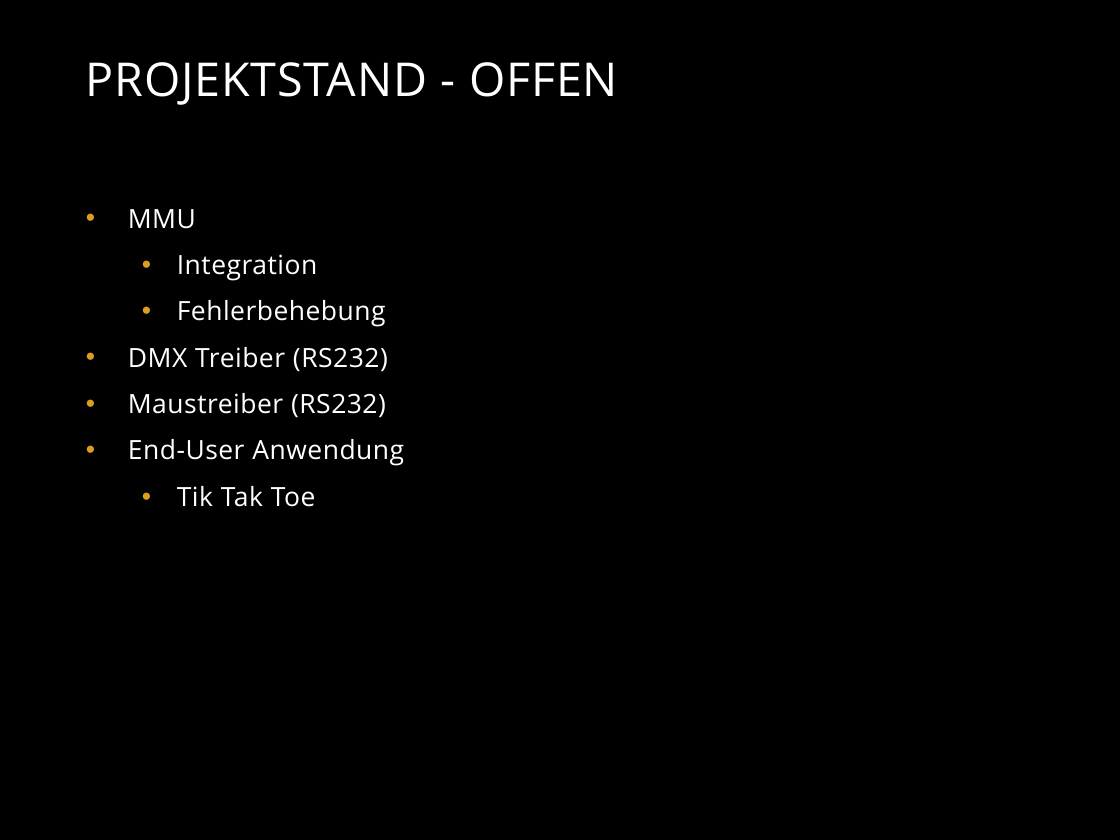
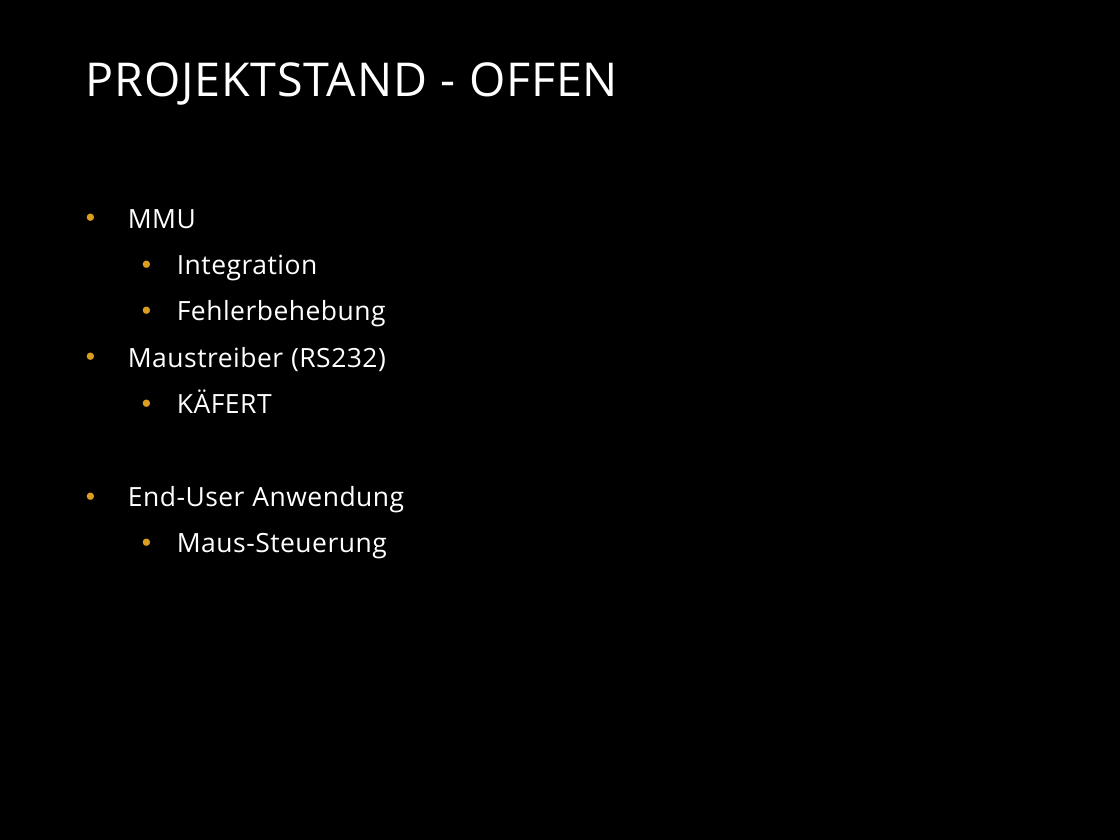
Before and after one commit to TeamOberland/OberlaenderOS, a slide deck: slide 5 of docs/Finalpresentation.pptx. Drawn at 1120x840 pixels with LibreOffice and Linux fonts; fonts in the diff are those of the drawing; background and template pictures are left out. Boxes give left, top, right and bottom in pixels: in the first picture for what was removed or moved away, otherwise in the second. Text is boxed around its words. In the diff, an @@ line names an element or a change of style, - is before the commit and + after.

```diff
--- a/docs/Finalpresentation.pptx
+++ b/docs/Finalpresentation.pptx
@@ text at bbox=[128, 347, 388, 372]: paragraph removed @@
-• DMX Treiber (RS232)
@@ text at bbox=[177, 389, 272, 413]: paragraph added @@
+  • KÄFERT
@@ text at bbox=[177, 533, 387, 559]: text changed @@
-  • Tik Tak Toe
+  • Maus-Steuerung
```
Also in this commit, not shown: 2 other slides changed, 3 slides added, 24 other files.
